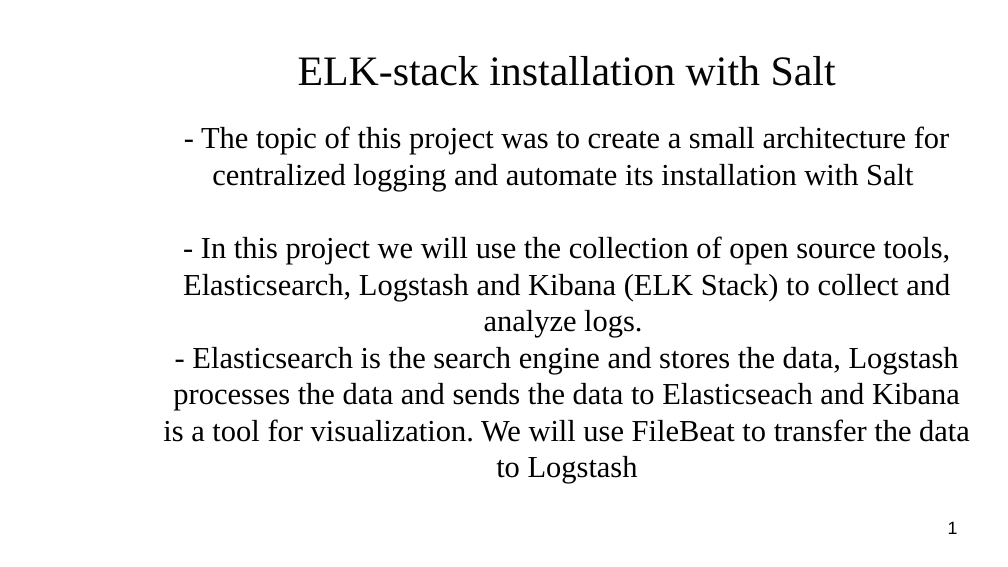
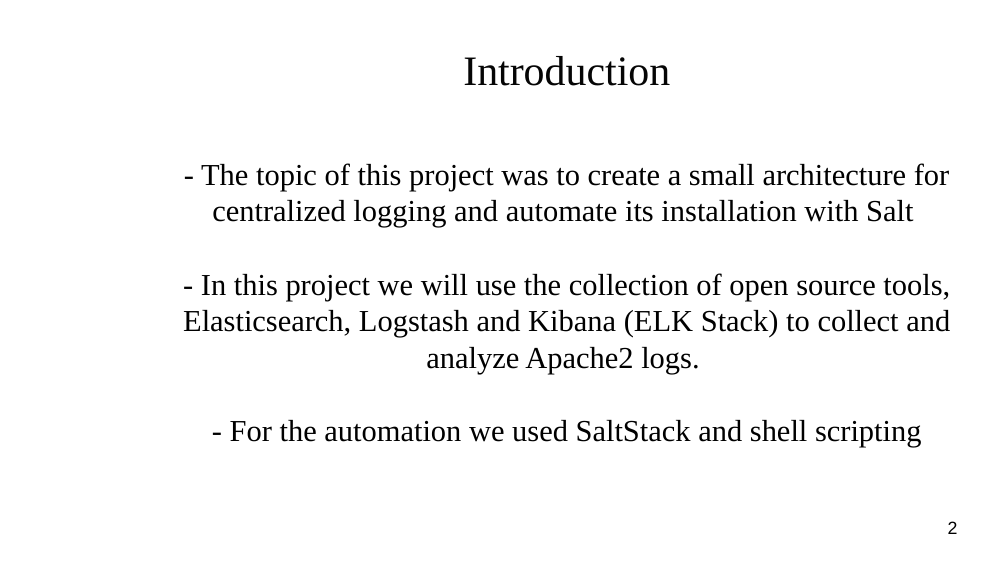
Before and after one commit to niinavi/Jarjestelmaprojekti, a slide deck: slide 2 of project_management/Presentation.odp (slide 1 before the commit). Drawn at 1008x567 pixels with LibreOffice and Linux fonts; fonts in the diff are those of the drawing; background and template pictures are left out. Boxes give left, top, right and bottom in pixels: in the first picture for what was removed or moved away, otherwise in the second. Text is boxed around its words. In the diff, an @@ line names an element or a change of style, - is before the commit and + after.

Commit message:
presentation updated

```diff
--- a/project_management/Presentation.odp
+++ b/project_management/Presentation.odp
@@ title at [463,56,670,86]: text changed @@
-ELK-stack installation with Salt
+Introduction
@@ subtitle at [183,273,950,447]: text changed @@
-- In this project we will use the collection of open source tools, Elasticsearch, Logstash and Kibana (ELK Stack) to collect and analyze logs.
-- Elasticsearch is the search engine and stores the data, Logstash processes the data and sends the data to Elasticseach and Kibana is a tool for visualization. We will use FileBeat to transfer the data to Logstash
+- In this project we will use the collection of open source tools, Elasticsearch, Logstash and Kibana (ELK Stack) to collect and analyze Apache2 logs.
+- For the automation we used SaltStack and shell scripting
@@ page number at [948,521,958,534]: text changed @@
-1
+2
```
Also in this commit, not shown: 10 slides added.
